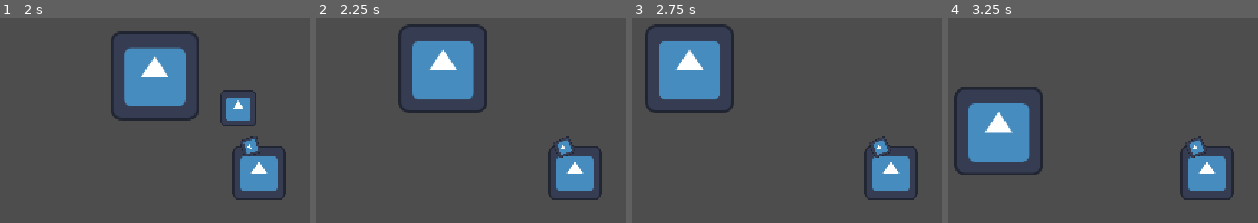
Above: before the commit, frames 1-4 (left to right).
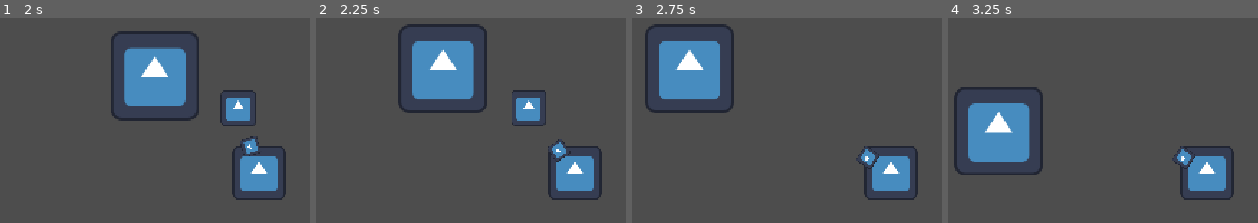
Above: after the commit, the same moments.

Repository: ReddRubinho/Survivors
Game: Godot game, scene res://main.tscn
The game is run twice, just before and just after one commit, with the same random seed, the same clock (stepped at 60 frames per second) and the same inputs. The engine's default icon, where the game draws it, is replaced by a stand-in: a white triangle on a blue panel in a dark square.
Inputs:
- Up to frame 1 (2 s): hold D (Move_Right) 0.53-1.28 s; hold S (Move_Down) from 1.28 s (still down)
- Up to frame 2 (2.25 s): release S (Move_Down) at 2.03 s; hold D (Move_Right) from 2.03 s (still down)
- Up to frame 3 (2.75 s): keep holding D (Move_Right)
- Up to frame 4 (3.25 s): release D (Move_Right) at 2.78 s; hold W (Move_Up) from 2.78 s (still down)

Frame 1 is identical in both runs. In frame 2, 1.5% of the frame differs, in the area x 63-84%, y 35-71%; in frame 3, 0.6%; in frame 4, 0.6%.

Commit message:
feat: add enemy death transition

Diff:
--- a/enemy.gd
+++ b/enemy.gd
@@ -6,6 +6,9 @@
 var player: Node2D
 
 func _physics_process(delta: float) -> void:
+	if is_dead:
+		return
+
 	if not is_instance_valid(player):
 		return
 
@@ -27,12 +30,12 @@
 	health -= amount
 
 	if health <= 0:
-		is_dead = true
 		die()
 
 
 func die():
-	queue_free()
+	is_dead = true
+	$DeathTimer.start()
 
 
 # Called every frame. 'delta' is the elapsed time since the previous frame.
@@ -43,3 +46,7 @@
 func _on_damage_area_body_entered(body: Node2D) -> void:
 	if body.is_in_group("player"):
 		body._take_damage(10)
+
+
+func _on_death_timer_timeout() -> void:
+	queue_free()
--- a/enemy.tscn
+++ b/enemy.tscn
@@ -26,4 +26,9 @@
 [node name="CollisionShape2D" type="CollisionShape2D" parent="DamageArea" unique_id=934997016]
 shape = SubResource("CircleShape2D_ncggm")
 
+[node name="DeathTimer" type="Timer" parent="." unique_id=1535337834]
+wait_time = 0.5
+one_shot = true
+
 [connection signal="body_entered" from="DamageArea" to="." method="_on_damage_area_body_entered"]
+[connection signal="timeout" from="DeathTimer" to="." method="_on_death_timer_timeout"]
